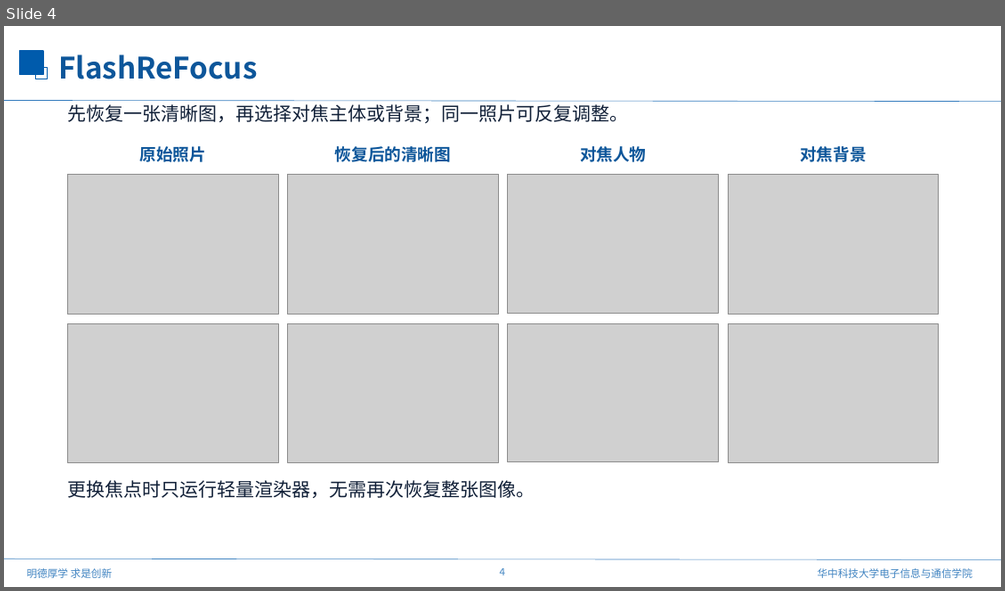
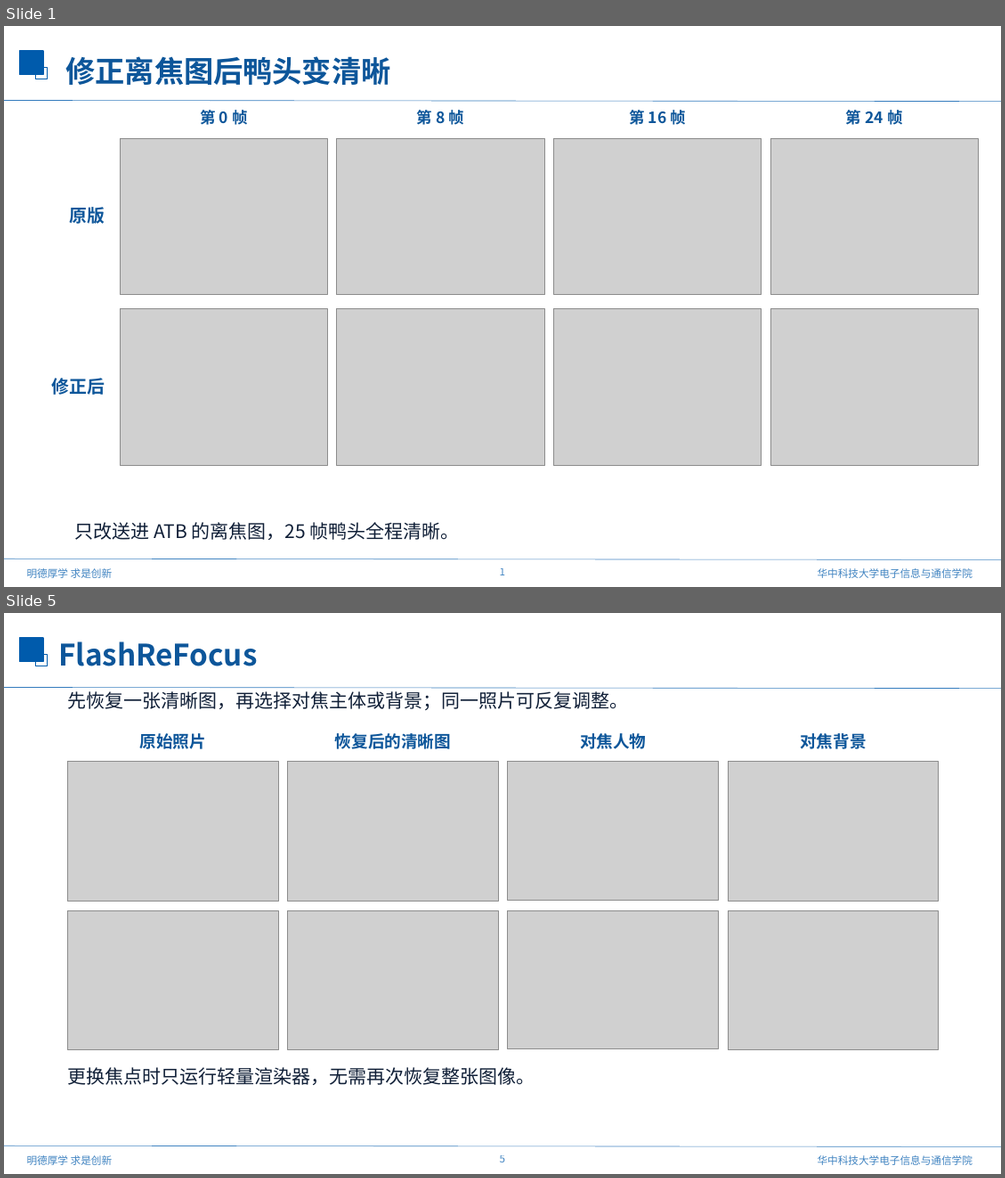
Before and after one commit to mengmcy1/OPPO-depth-guided-video-bokeh, a slide deck: 汇报/2026-10-23_ATB进展与FlashReFocus/FlashReFocus_论文介绍_1023.pptx. Shown one above the other, each under a label of ours: slide 4 before the commit, slides 1 and 5 after it; the slides between them are not shown. The pictures are 1005x591 and 1005x1178 pixels, drawn with LibreOffice and Linux fonts; fonts in the diff are those of the drawing; grey boxes stand for pictures; background and template pictures are left out. Boxes give left, top, right and bottom in pixels: in the first picture for what was removed or moved away, otherwise in the second. Text is boxed around its words. In the diff, an @@ line names an element or a change of style, - is before the commit and + after.

```diff
--- a/汇报/2026-10-23_ATB进展与FlashReFocus/FlashReFocus_论文介绍_1023.pptx
+++ b/汇报/2026-10-23_ATB进展与FlashReFocus/FlashReFocus_论文介绍_1023.pptx
@@ slide 1 added at [4,26,1001,587], background #FFFFFF; not listed: 7 template elements that a slide beside it also shows @@
@@ text added at [66,56,391,86], 28.5 pt, text #0D569A, bold @@
+修正离焦图后鸭头变清晰
@@ text added at [200,108,247,128], 15 pt, text #0D569A, bold @@
+第 0 帧
@@ text added at [417,108,464,128], 15 pt, text #0D569A, bold @@
+第 8 帧
@@ text added at [629,108,685,128], 15 pt, text #0D569A, bold @@
+第 16 帧
@@ text added at [846,108,902,128], 15 pt, text #0D569A, bold @@
+第 24 帧
@@ picture added at [120,138,328,294] @@
@@ picture added at [337,138,544,294] @@
@@ picture added at [554,138,761,294] @@
@@ picture added at [770,138,979,294] @@
@@ text added at [70,207,105,224], 17 pt, text #0D569A, bold @@
+原版
@@ picture added at [120,309,328,465] @@
@@ picture added at [337,309,544,465] @@
@@ picture added at [554,309,761,465] @@
@@ picture added at [770,309,979,465] @@
@@ text added at [52,378,105,394], 17 pt, text #0D569A, bold @@
+修正后
@@ text added at [75,522,460,540], 18 pt, text #101F37 @@
+只改送进 ATB 的离焦图，25 帧鸭头全程清晰。
@@ what was slide 4 is now slide 5 @@
@@ page number at [500,1155,505,1162]: text changed @@
-4
+5
```
Also in this commit, not shown: 3 other slides added, 3 slides removed, 2 other files.
